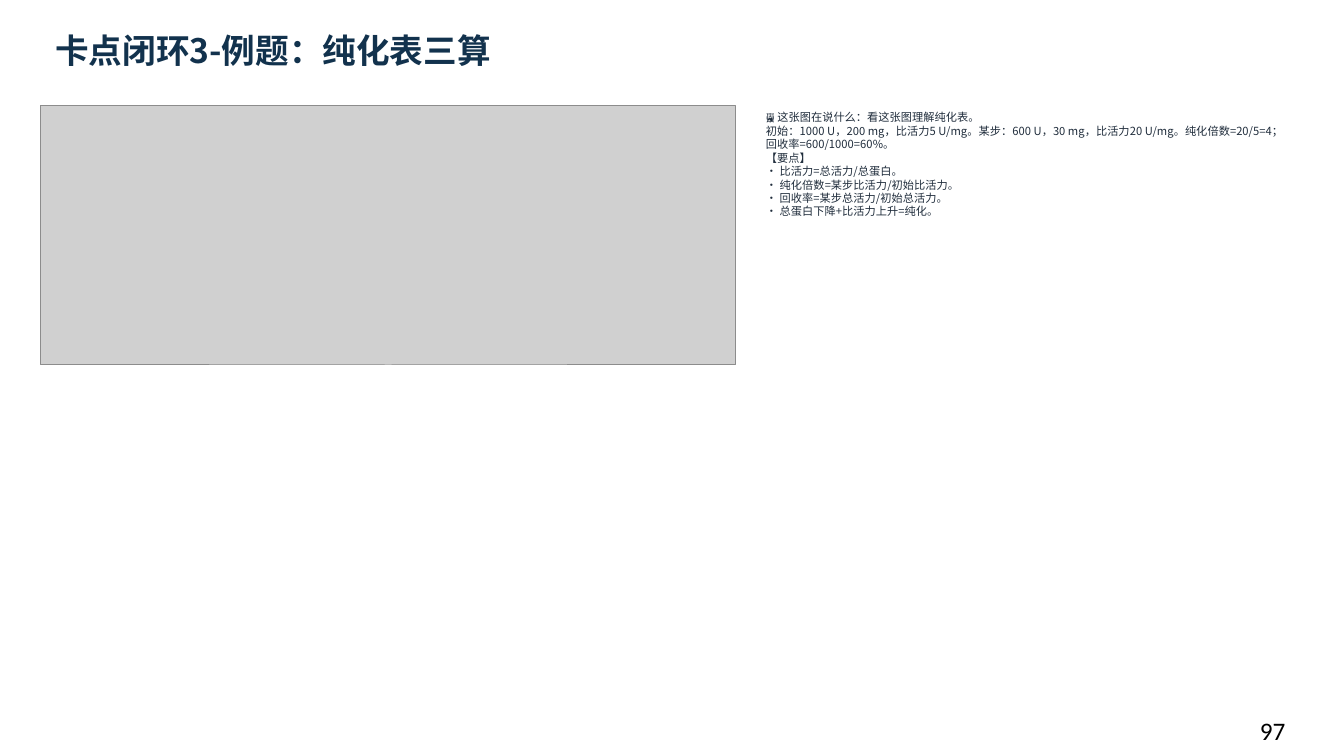
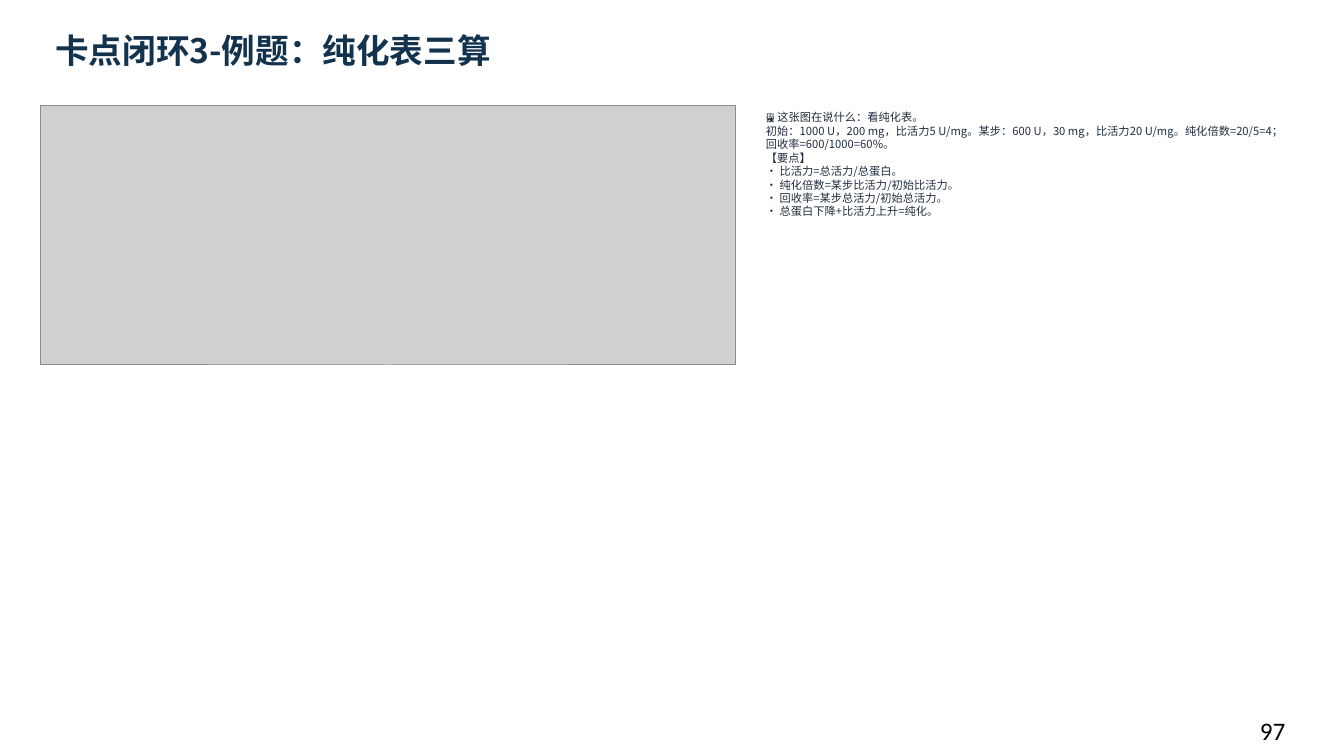
Before and after one commit to newkan-li/Biochemistry, a slide deck: slide 97 of downloads/bc05-ai-style.pptx. Drawn at 1344x756 pixels with LibreOffice and Linux fonts; fonts in the diff are those of the drawing; grey boxes stand for pictures. Boxes give left, top, right and bottom in pixels: in the first picture for what was removed or moved away, otherwise in the second. Text is boxed around its words. In the diff, an @@ line names an element or a change of style, - is before the commit and + after.

```diff
--- a/downloads/bc05-ai-style.pptx
+++ b/downloads/bc05-ai-style.pptx
@@ text at (x1=766, y1=111, x2=1283, y2=216): text changed @@
-🖼 这张图在说什么：看这张图理解纯化表。
-初始：1000 U，200 mg，比活力5 U/mg。某步：600 U，30 mg，比活力20 U/mg。纯化倍数=20/5=4；回收率=600/1000=60%。
-【要点】
-• 比活力=总活力/总蛋白。
-• 纯化倍数=某步比活力/初始比活力。
-• 回收率=某步总活力/初始总活力。
-• 总蛋白下降+比活力上升=纯化。
+🖼 这张图在说什么：看纯化表。
+初始：1000 U，200 mg，比活力5 U/mg。某步：600 U，30 mg，比活力20 U/mg。纯化倍数=20/5=4；回收率=600/1000=60%。
+【要点】
+• 比活力=总活力/总蛋白。
+• 纯化倍数=某步比活力/初始比活力。
+• 回收率=某步总活力/初始总活力。
+• 总蛋白下降+比活力上升=纯化。
```
Also in this commit, not shown: 28 other slides changed, 21 other files.
